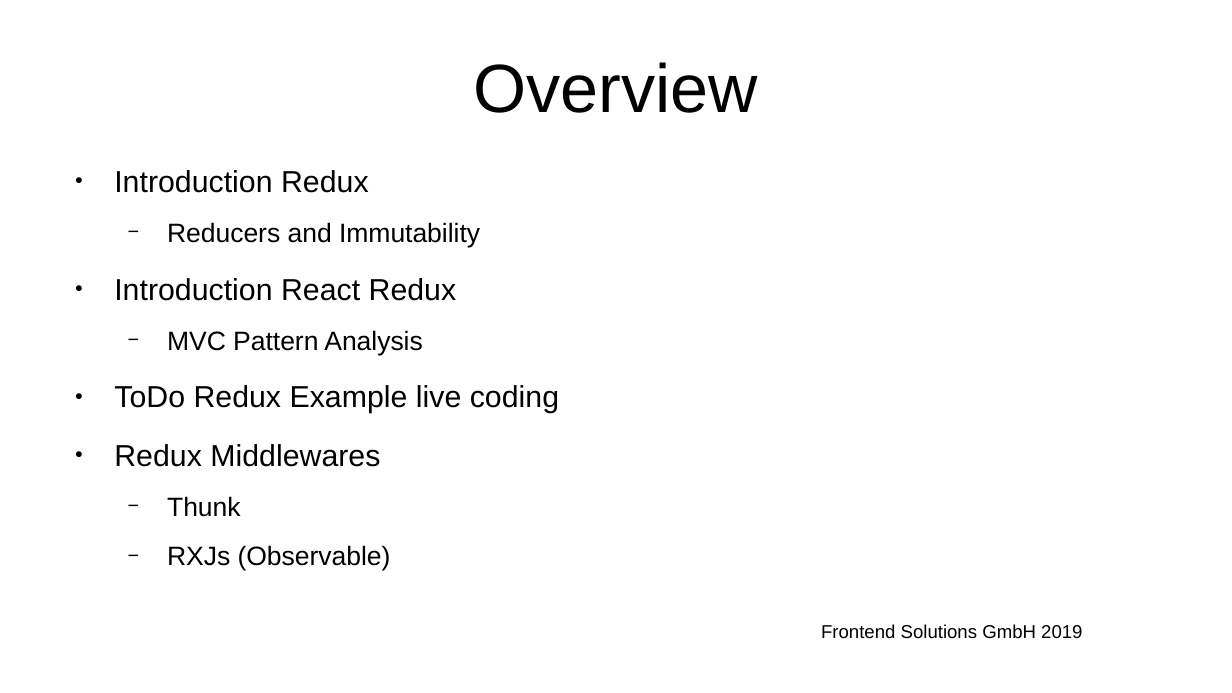
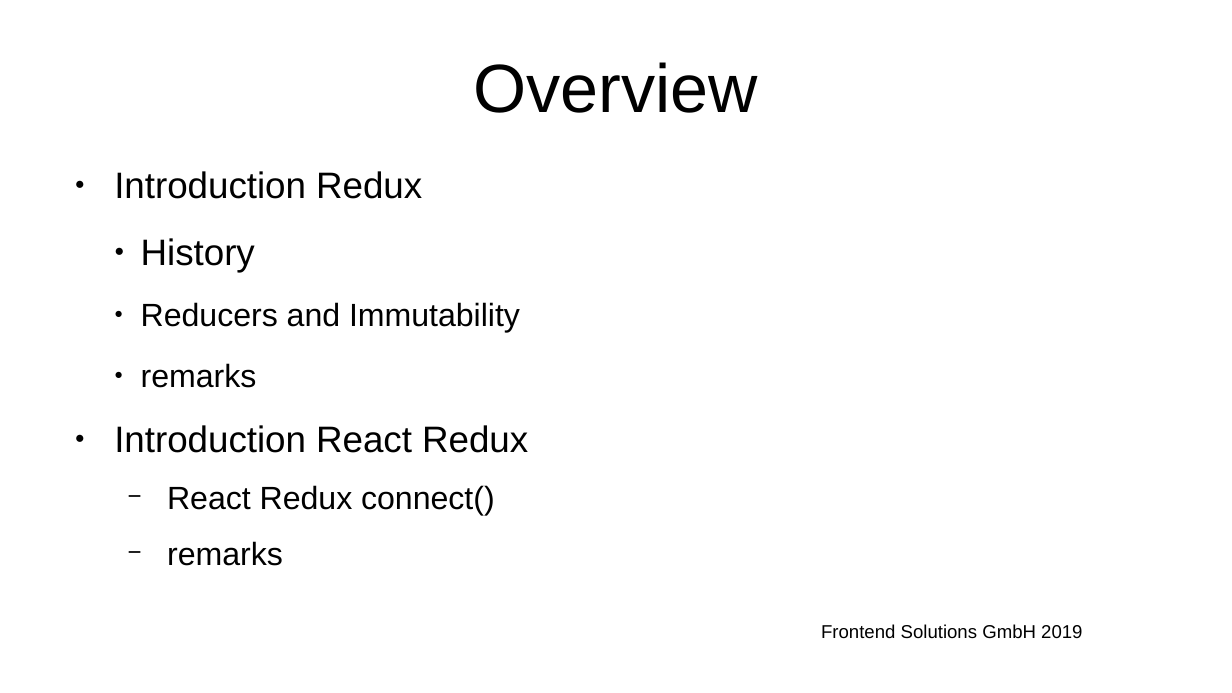
Before and after one commit to FrontendSolutionsGmbH/ReduxMvcSlides, a slide deck: slide 2 of ReactRedux.pptm. Drawn at 1232x693 pixels with LibreOffice and Linux fonts; fonts in the diff are those of the drawing; background and template pictures are left out. Boxes give left, top, right and bottom in pixels: in the first picture for what was removed or moved away, otherwise in the second. Text is boxed around its words. In the diff, an @@ line names an element or a change of style, - is before the commit and + after.

```diff
--- a/ReactRedux.pptm
+++ b/ReactRedux.pptm
@@ text at (114, 171, 528, 453): size 19.5 to 23.7 pt in "Introduction Redux", "Introduction React Redux"; size 17.1 to 20.7 pt in "Reducers and Immutability"; bullet − to ●; list level 2 to 3 in "Reducers and Immutability" @@
@@ text at (141, 238, 255, 272): paragraph added @@
+    ● History
@@ text at (141, 363, 257, 388): paragraph added @@
+    ● remarks
@@ text at (167, 485, 495, 566): text changed; size 19.5 to 20.7 pt @@
-  − MVC Pattern Analysis
-● ToDo Redux Example live coding
-● Redux Middlewares
-  − Thunk
-  − RXJs (Observable)
+  − React Redux connect()
+  − remarks
```
Also in this commit, not shown: 1 other slide changed, 2 slides added, 1 slide removed, 2 other files.
